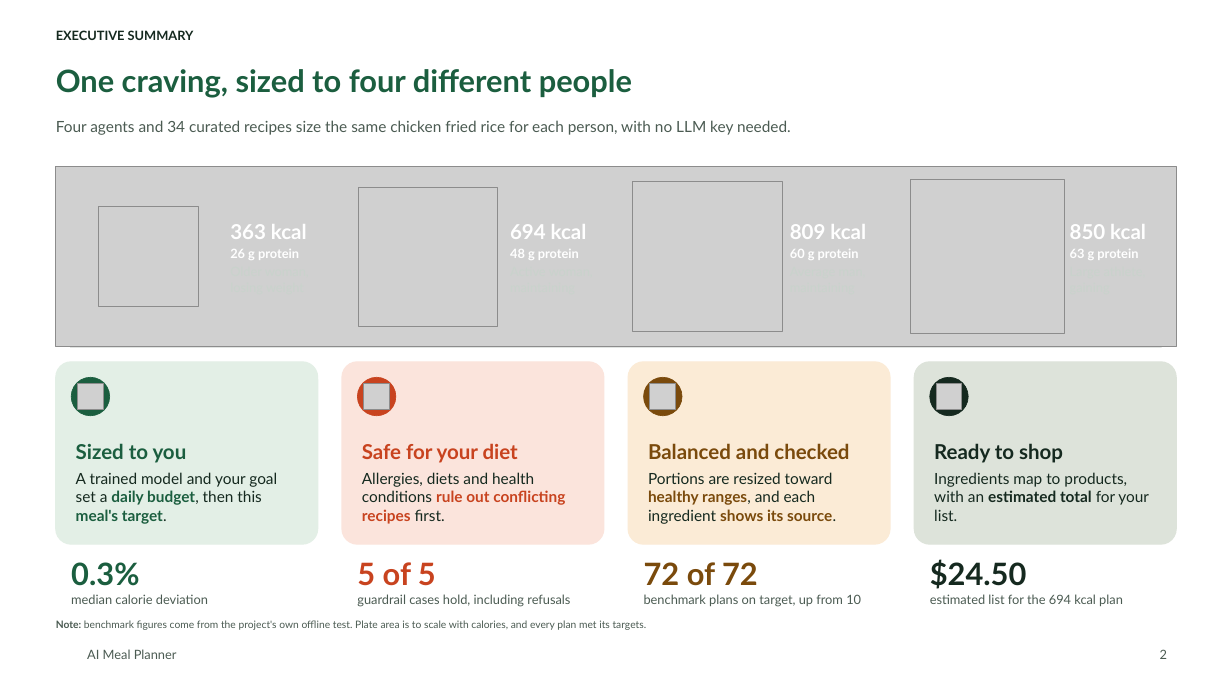
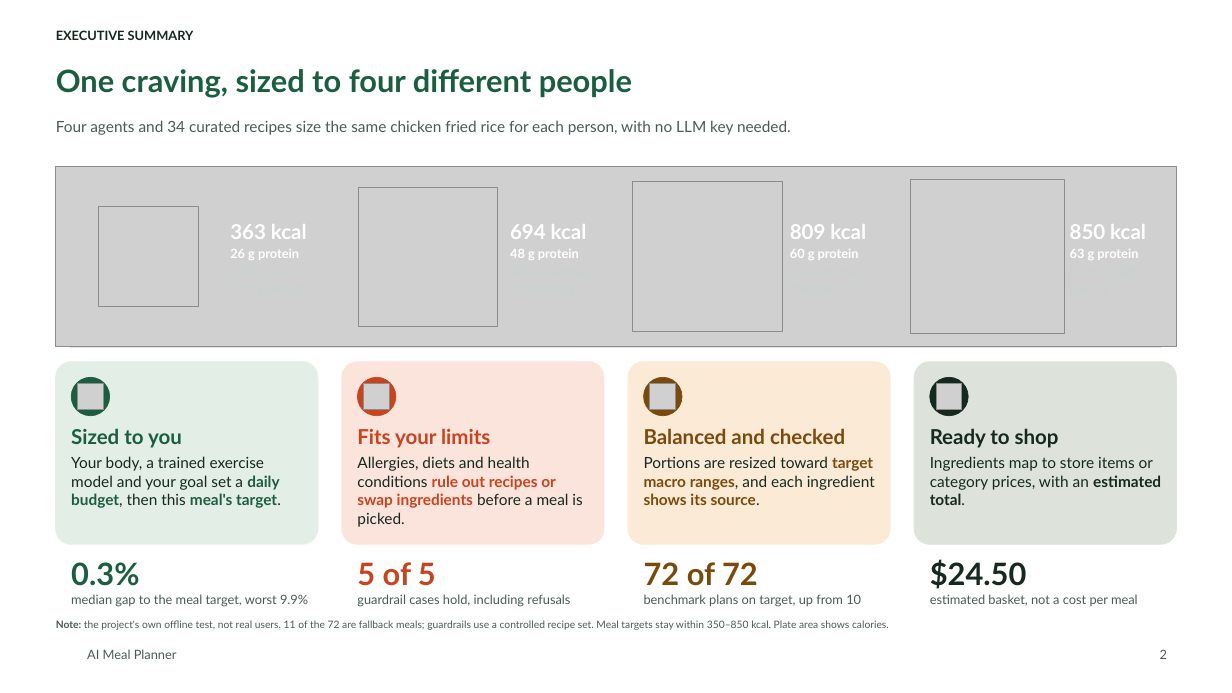
Before and after one commit to tuannm3812/ai-meal-planner, a slide deck: slide 2 of docs/showcase/ai-meal-planner-deck.pptx. Drawn at 1232x693 pixels with LibreOffice and Linux fonts; fonts in the diff are those of the drawing; grey boxes stand for pictures; background and template pictures are left out. Boxes give left, top, right and bottom in pixels: in the first picture for what was removed or moved away, otherwise in the second. Text is boxed around its words. In the diff, an @@ line names an element or a change of style, - is before the commit and + after.

```diff
--- a/docs/showcase/ai-meal-planner-deck.pptx
+++ b/docs/showcase/ai-meal-planner-deck.pptx
@@ rounded rectangle added at <box>55,362,317,544</box>, fill #E3EFE6, outline #E3EFE6 1 pt @@
@@ rounded rectangle added at <box>628,362,890,544</box>, fill #FBEBD6, outline #FBEBD6 1 pt @@
@@ rounded rectangle added at <box>915,362,1177,544</box>, fill #DDE3DA, outline #DDE3DA 1 pt @@
@@ text "Sized to you": place and size @@
-text "Sized to you" at <box>55,362,317,544</box>
+text "Sized to you" at <box>71,428,281,508</box>
@@ text "Sized to you" at <box>71,428,281,508</box>: vertical alignment bottom to top; fill #E3EFE6 to none; outline #E3EFE6 1 pt to none @@
@@ text added at <box>357,428,582,527</box>, 12 pt, text #15291F @@
+Fits your limits
+Allergies, diets and health conditions rule out recipes or swap ingredients before a meal is picked.
@@ text in rounded rectangle at <box>362,443,565,524</box>: text removed @@
-Safe for your diet
-Allergies, diets and health conditions rule out conflicting recipes first.
@@ text "Balanced and checked": place and size @@
-text "Balanced and checked" at <box>628,362,890,544</box>
+text "Balanced and checked" at <box>644,428,875,505</box>
@@ text "Balanced and checked" at <box>644,428,875,505</box>: vertical alignment bottom to top; fill #FBEBD6 to none; outline #FBEBD6 1 pt to none @@
@@ text "Ready to shop": place and size @@
-text "Ready to shop" at <box>915,362,1177,544</box>
+text "Ready to shop" at <box>930,428,1161,505</box>
@@ text "Ready to shop" at <box>930,428,1161,505</box>: vertical alignment bottom to top; fill #DDE3DA to none; outline #DDE3DA 1 pt to none @@
@@ text at <box>71,456,281,508</box>: text changed @@
-A trained model and your goal set a daily budget, then this meal's target.
+Your body, a trained exercise model and your goal set a daily budget, then this meal's target.
@@ text at <box>644,456,875,505</box>: text changed @@
-Portions are resized toward healthy ranges, and each ingredient shows its source.
+Portions are resized toward target macro ranges, and each ingredient shows its source.
@@ text at <box>930,456,1161,505</box>: text changed @@
-Ingredients map to products, with an estimated total for your list.
+Ingredients map to store items or category prices, with an estimated total.
@@ text at <box>71,594,308,607</box>: text changed @@
-median calorie deviation
+median gap to the meal target, worst 9.9%
@@ text at <box>930,594,1138,606</box>: text changed @@
-estimated list for the 694 kcal plan
+estimated basket, not a cost per meal
@@ text at <box>56,620,889,630</box>: text changed @@
-Note: benchmark figures come from the project's own offline test. Plate area is to scale with calories, and every plan met its targets.
+Note: the project's own offline test, not real users. 11 of the 72 are fallback meals; guardrails use a controlled recipe set. Meal targets stay within 350–850 kcal. Plate area shows calories.
```
Also in this commit, not shown: 4 other slides changed, 9 other files.
